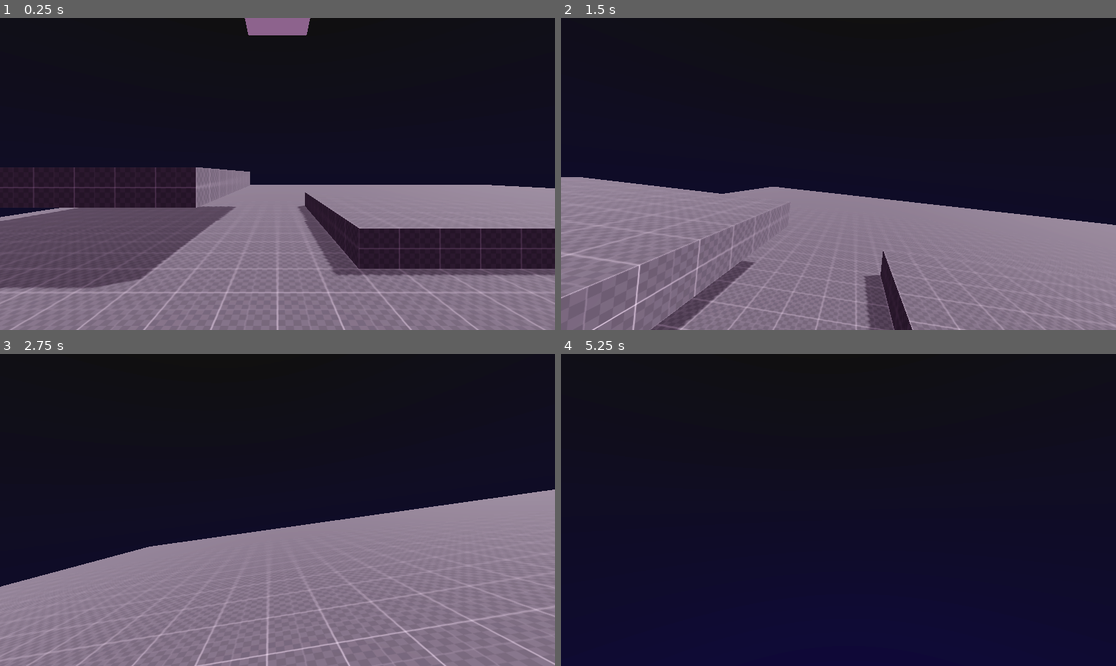
Above: before the commit, frames 1-4 (two rows, left to right).
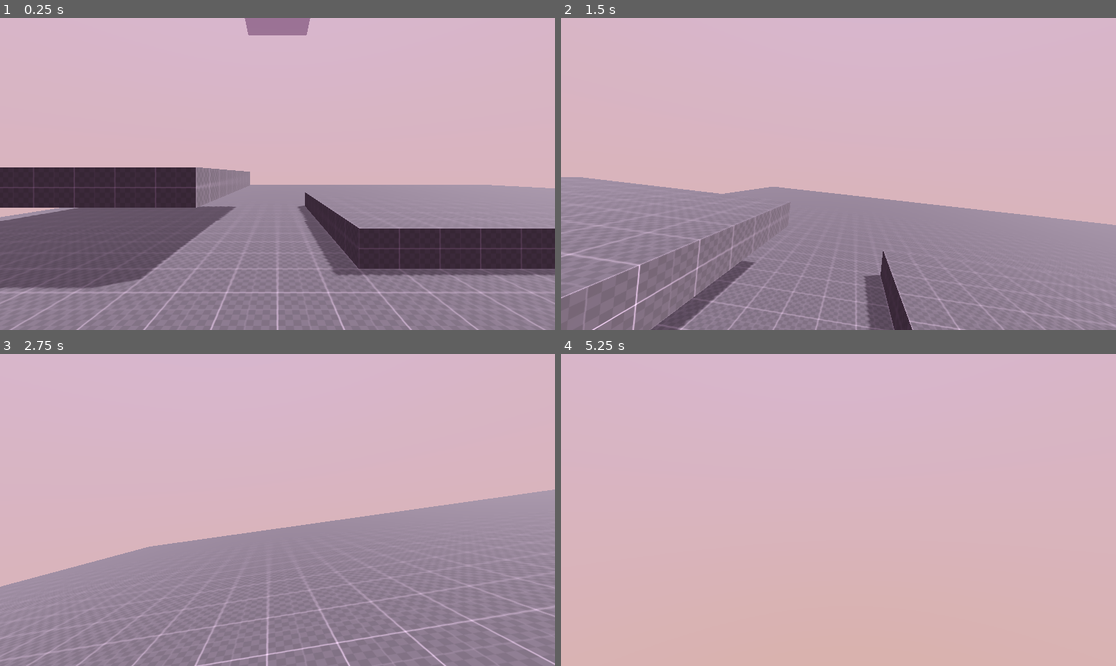
Above: after the commit, the same moments.

Repository: JhanosC/Borrowed-Time-PDJ
Game: Godot game, scene res://node_3d.tscn
Same seed, same stepped clock (60 frames per second), same inputs: the game is played once before the commit and once after it.
Inputs (mouse positions are in pixels of both pictures, inside the frame that each line leads up to):
- Up to frame 1 (0.25 s): no input
- Up to frame 2 (1.5 s): move the mouse to (866, 174) at 0.52 s; hold W (move_forward) from 0.53 s (still down); tap E (interact, bound only after the commit) at 0.6 s; tap Space (jump) at 0.77 s; move the mouse to (810, 174) at 1.27 s; click (810, 174) at 1.35 s
- Up to frame 3 (2.75 s): keep holding W (move_forward); tap Space (jump) at 1.52 s; tap E (interact, bound only after the commit) at 1.55, 2.1 s; move the mouse to (288, 503) at 2.02 s
- Up to frame 4 (5.25 s): keep holding W (move_forward); move the mouse to (832, 516) at 2.77 s; tap E (interact, bound only after the commit) at 2.85, 3.8, 4.35, 5.1 s; tap Space (jump) at 3.02, 3.77, 4.52 s; move the mouse to (877, 513) at 3.52 s; click (877, 513) at 3.6 s; move the mouse to (794, 506) at 4.27 s; move the mouse to (844, 510) at 5.02 s

The runs differ from the first frame. In frame 1, 51% of the frame differs, in the area x 0-100%, y 0-64%; in frame 2, 58%; in frame 3, 57%; in frame 4, 100%, in the area x 0-100%, y 0-100%.

Commit message:
Metodo interagir não implementado

Diff:
--- a/ASSETS/controllers/scripts/player_controller.gd
+++ b/ASSETS/controllers/scripts/player_controller.gd
@@ -104,6 +104,12 @@
 			jump_double = false
 
 		if(jump_single): action_jump()
+	#Interact with objects
+	action_interact()
+
+func action_interact():
+#	if Input.is_action_just_pressed("interact"):
+		return
 
 
 #Gravity
--- a/ASSETS/environment/WE_test.tres
+++ b/ASSETS/environment/WE_test.tres
@@ -1,7 +1,7 @@
 [gd_resource type="Environment" load_steps=5 format=3 uid="uid://binlijw06k2v8"]
 
 [sub_resource type="Gradient" id="Gradient_xpw4x"]
-colors = PackedColorArray(0.0957103, 0.0980861, 0.0210799, 1, 0.0770518, 0.0581812, 0.261633, 1)
+colors = PackedColorArray(0.721917, 0.589029, 0.768874, 1, 0.746919, 0.551439, 0.450989, 1)
 
 [sub_resource type="GradientTexture2D" id="GradientTexture2D_848do"]
 gradient = SubResource("Gradient_xpw4x")
@@ -27,7 +27,6 @@
 ssao_intensity = 1.0
 ssao_power = 5.0
 sdfgi_enabled = true
-glow_enabled = true
 glow_levels/2 = 0.6
 glow_levels/3 = 0.6
 glow_levels/5 = 0.0
--- a/project.godot
+++ b/project.godot
@@ -56,6 +56,11 @@
 "events": [Object(InputEventMouseButton,"resource_local_to_scene":false,"resource_name":"","device":-1,"window_id":0,"a …(253 unchanged characters)…
 ]
 }
+interact={
+"deadzone": 0.2,
+"events": [Object(InputEventKey,"resource_local_to_scene":false,"resource_name":"","device":-1,"window_id":0,"alt_pressed":false,"shift_pressed":false,"ctrl_pressed":false,"meta_pressed":false,"pressed":false,"keycode":0,"physical_keycode":69,"key_label":0,"unicode":101,"location":0,"echo":false,"script":null)
+]
+}
 
 [rendering]
 
